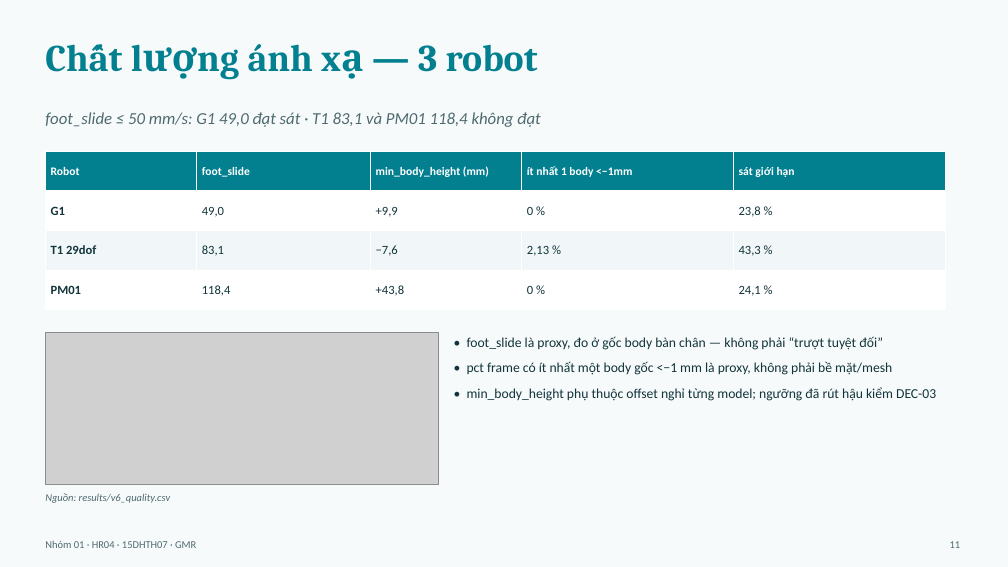
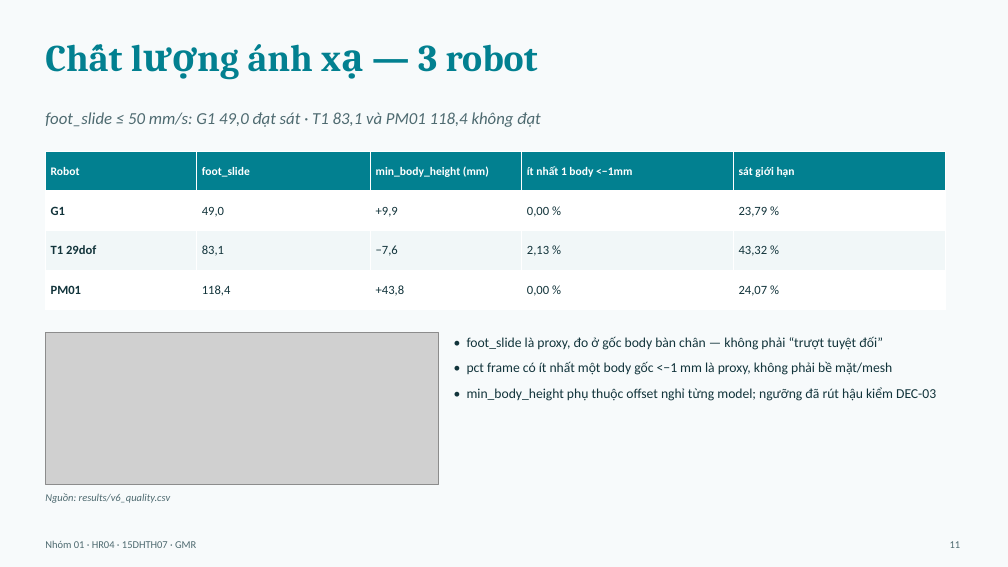
Before and after one commit to mtzwyu/GMR-Humanoid-Retargeting-Benchmark, a slide deck: slide 11 of report/slides.pptx. Drawn at 1008x567 pixels with LibreOffice and Linux fonts; fonts in the diff are those of the drawing; grey boxes stand for pictures. Boxes give left, top, right and bottom in pixels: in the first picture for what was removed or moved away, otherwise in the second. Text is boxed around its words. In the diff, an @@ line names an element or a change of style, - is before the commit and + after.

```diff
--- a/report/slides.pptx
+++ b/report/slides.pptx
@@ table at box(45, 151, 945, 310) @@
-row 2, column 4: 0 %
+row 2, column 4: 0,00 %
-row 2, column 5: 23,8 %
+row 2, column 5: 23,79 %
-row 3, column 5: 43,3 %
+row 3, column 5: 43,32 %
-row 4, column 4: 0 %
+row 4, column 4: 0,00 %
-row 4, column 5: 24,1 %
+row 4, column 5: 24,07 %
```
Also in this commit, not shown: 4 other files.
